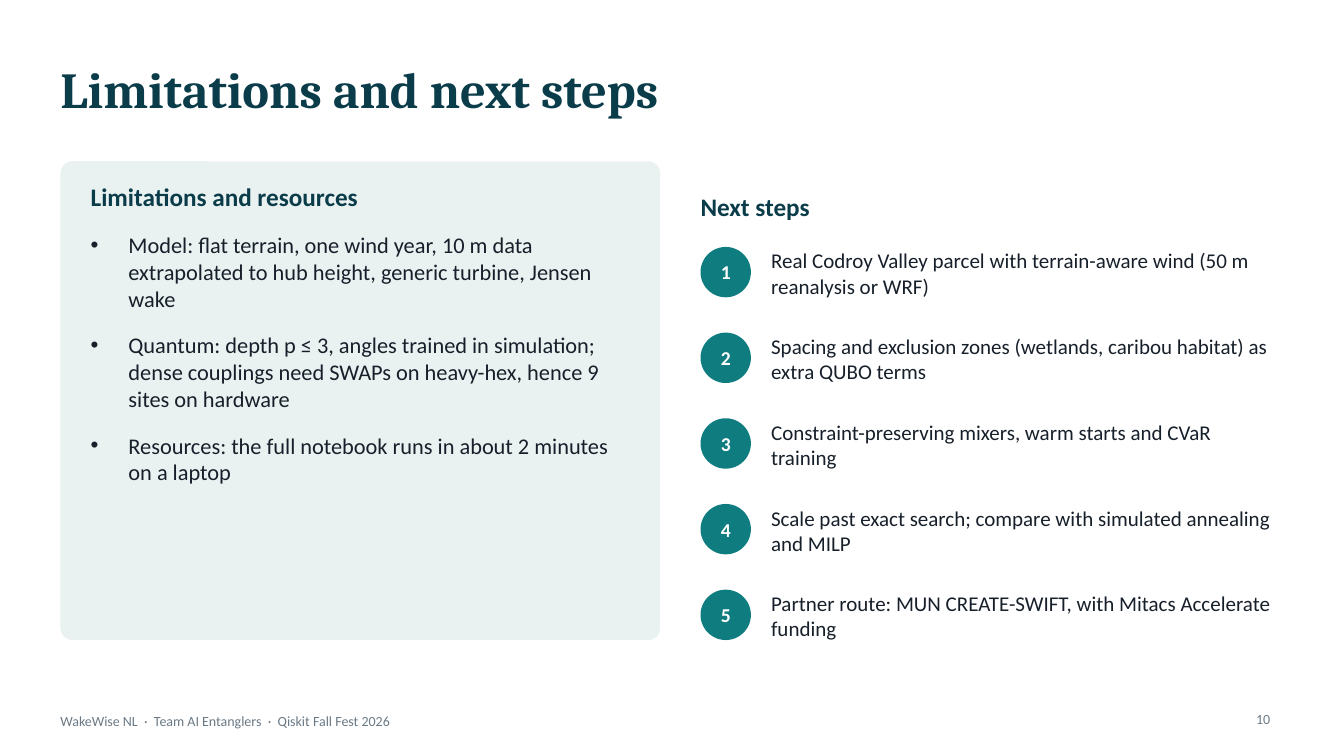
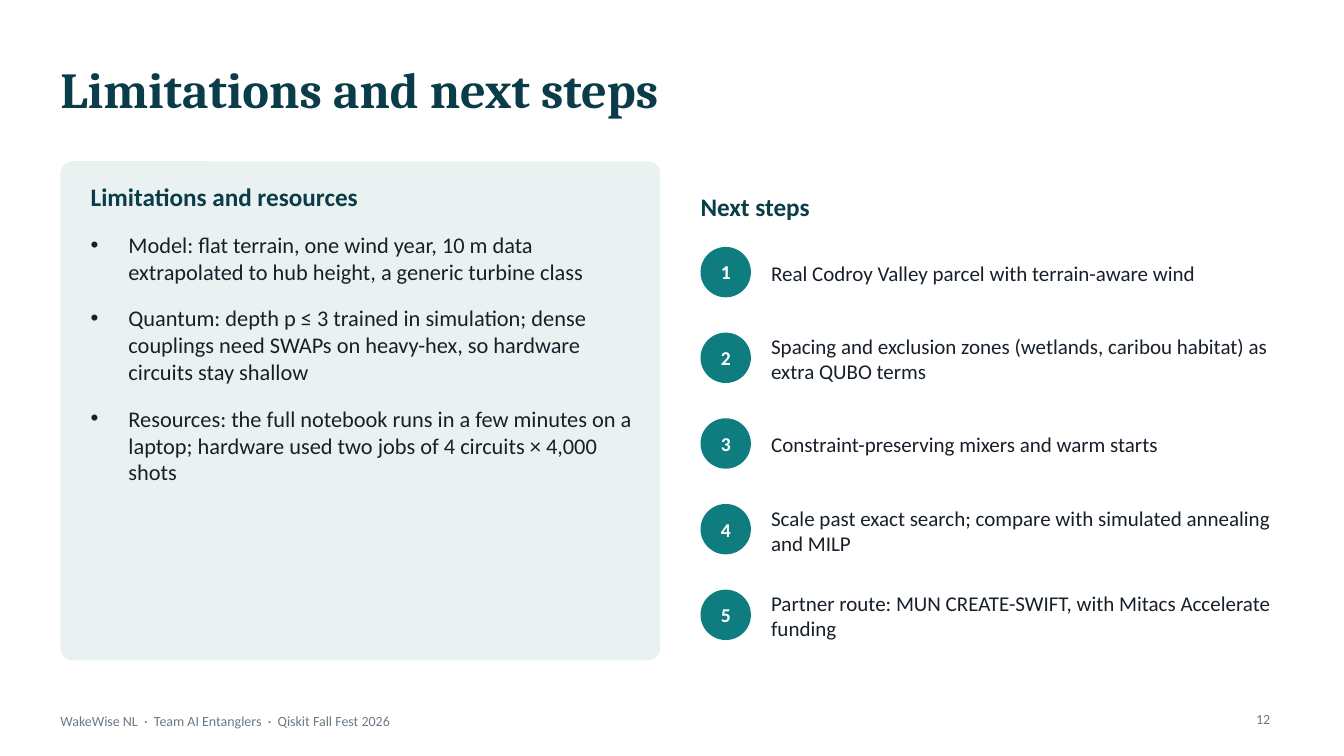
Before and after one commit to mrw-soumik/Qiskit-AI-Entanglers-, a slide deck: slide 12 of slides/WakeWise_NL_AI_Entanglers.pptx (slide 10 before the commit). Drawn at 1344x756 pixels with LibreOffice and Linux fonts; fonts in the diff are those of the drawing. Boxes give left, top, right and bottom in pixels: in the first picture for what was removed or moved away, otherwise in the second. Text is boxed around its words. In the diff, an @@ line names an element or a change of style, - is before the commit and + after.

```diff
--- a/slides/WakeWise_NL_AI_Entanglers.pptx
+++ b/slides/WakeWise_NL_AI_Entanglers.pptx
@@ rounded rectangle resized from (x1=60, y1=161, x2=660, y2=640) to (x1=60, y1=161, x2=660, y2=660) @@
@@ rounded rectangle at (x1=60, y1=161, x2=660, y2=660): proportions changed @@
@@ text at (x1=128, y1=237, x2=632, y2=480): text changed @@
-• Model: flat terrain, one wind year, 10 m data extrapolated to hub height, generic turbine, Jensen wake
-• Quantum: depth p ≤ 3, angles trained in simulation; dense couplings need SWAPs on heavy-hex, hence 9 sites on hardware
-• Resources: the full notebook runs in about 2 minutes on a laptop
+• Model: flat terrain, one wind year, 10 m data extrapolated to hub height, a generic turbine class
+• Quantum: depth p ≤ 3 trained in simulation; dense couplings need SWAPs on heavy-hex, so hardware circuits stay shallow
+• Resources: the full notebook runs in a few minutes on a laptop; hardware used two jobs of 4 circuits × 4,000 shots
@@ text at (x1=771, y1=266, x2=1195, y2=285): text changed @@
-Real Codroy Valley parcel with terrain-aware wind (50 m reanalysis or WRF)
+Real Codroy Valley parcel with terrain-aware wind
@@ text at (x1=771, y1=437, x2=1157, y2=456): text changed @@
-Constraint-preserving mixers, warm starts and CVaR training
+Constraint-preserving mixers and warm starts
@@ page number at (x1=1256, y1=715, x2=1270, y2=724): text changed @@
-10
+12
```
Also in this commit, not shown: 10 other slides changed, 2 slides added, 11 other files.
